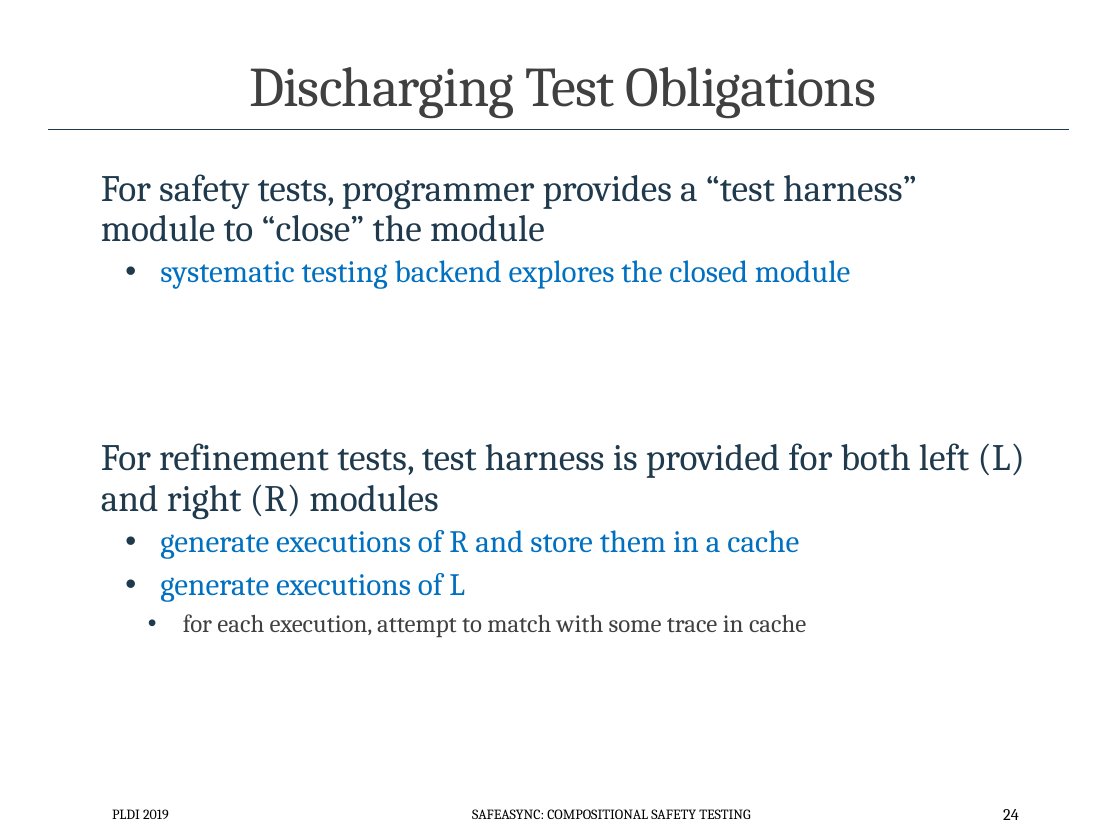
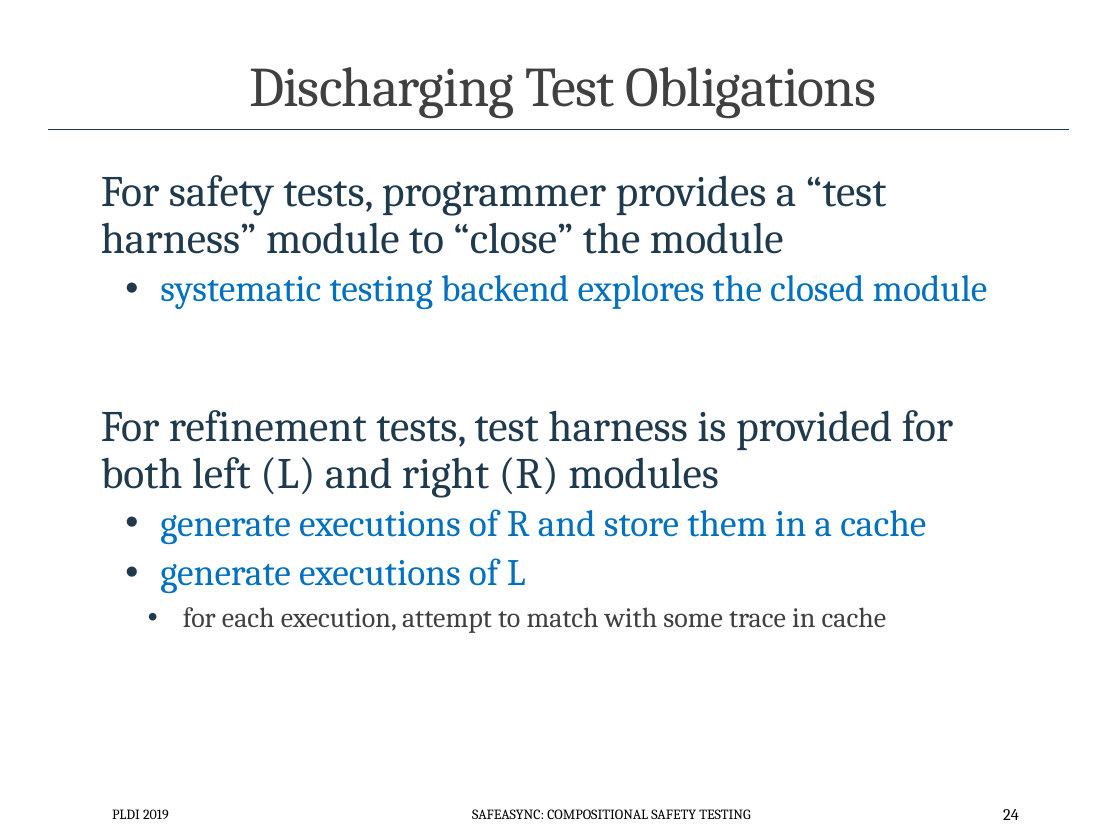
Before and after one commit to p-org/plditutorial, a slide deck: slide 24 of Presentations/CompositionalSafetyTesting.pptx. Drawn at 1120x840 pixels with LibreOffice and Linux fonts; fonts in the diff are those of the drawing. Boxes give left, top, right and bottom in pixels: in the first picture for what was removed or moved away, otherwise in the second. Text is boxed around its words. In the diff, an @@ line names an element or a change of style, - is before the commit and + after.

```diff
--- a/Presentations/CompositionalSafetyTesting.pptx
+++ b/Presentations/CompositionalSafetyTesting.pptx
@@ text "For safety tests, programmer provides ..." at [101,175,988,633]: size 24 to 28 pt in "For safety tests, programmer provides a “test ...", "For refinement tests, test harness is provided ..."; size 20 to 24 pt in "systematic testing backend explores the closed module", "generate executions of R and store them ...", "generate executions of L"; size 16 to 18 pt in "for each execution, attempt to match with ..." @@
```
Also in this commit, not shown: 1 other slide changed, 2 other files.
